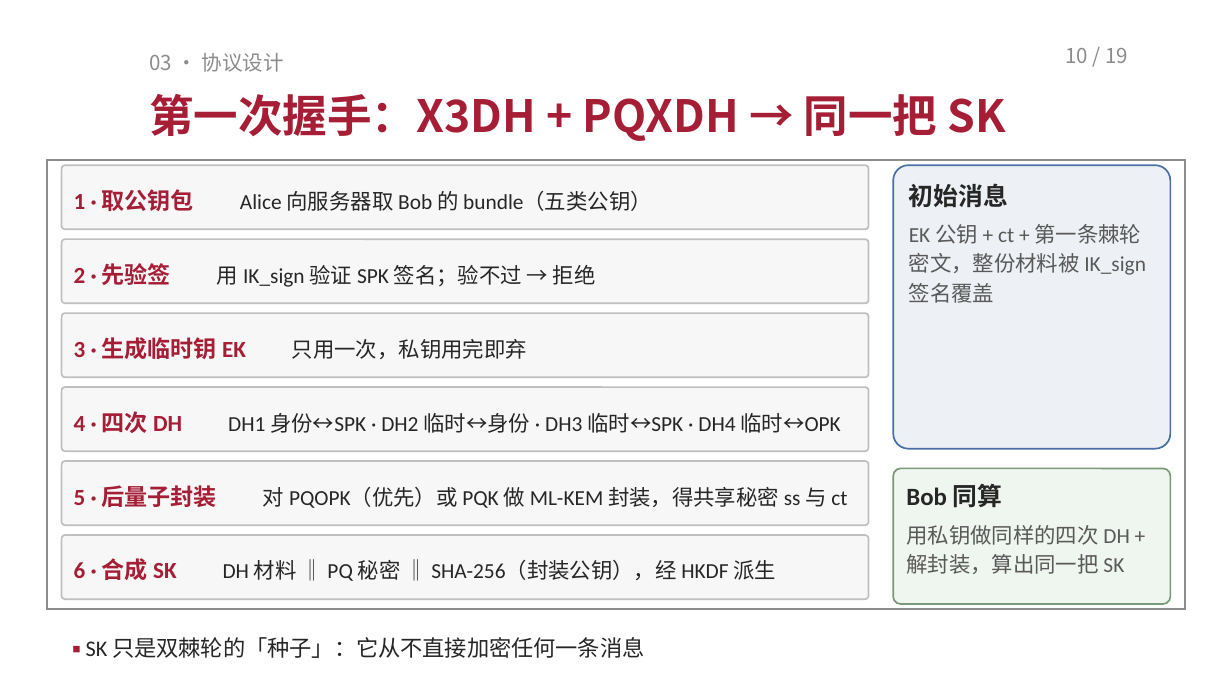
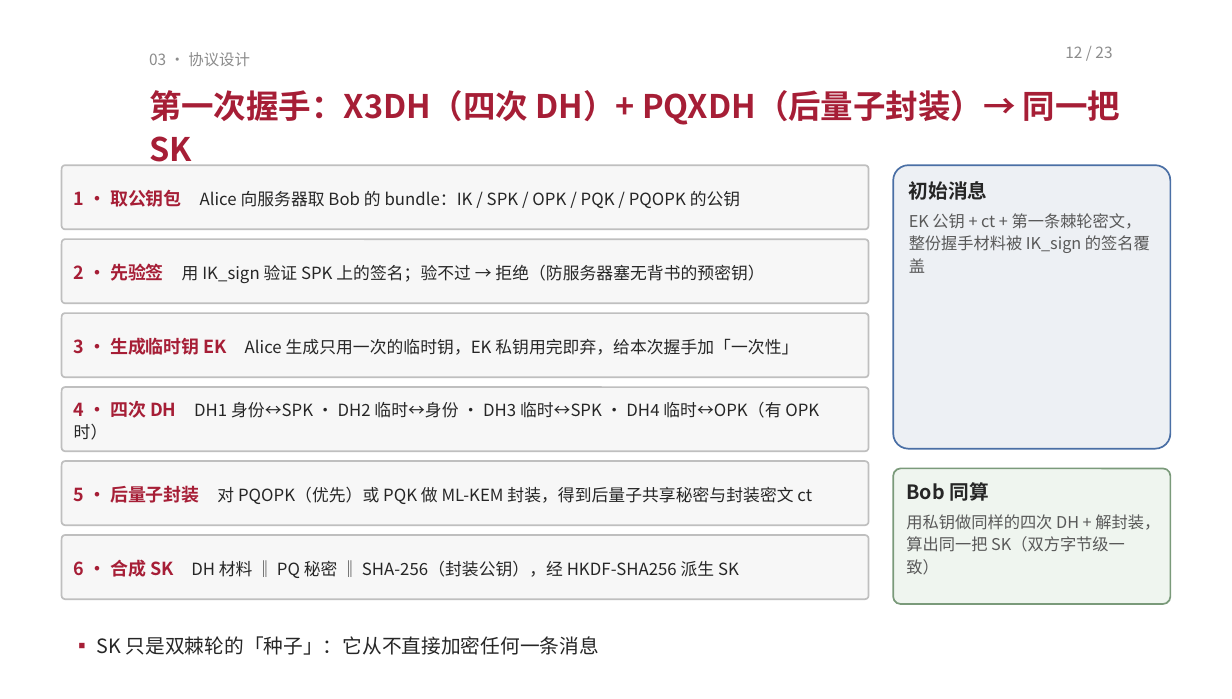
Before and after one commit to TomHaoZi/ECNUchat, a slide deck: slide 12 of 中期汇报/ECNUchat-中期汇报.pptx (slide 10 before the commit). Drawn at 1232x699 pixels with LibreOffice and Linux fonts; fonts in the diff are those of the drawing. Boxes give left, top, right and bottom in pixels: in the first picture for what was removed or moved away, otherwise in the second. Text is boxed around its words. In the diff, an @@ line names an element or a change of style, - is before the commit and + after.

```diff
--- a/中期汇报/ECNUchat-中期汇报.pptx
+++ b/中期汇报/ECNUchat-中期汇报.pptx
@@ text "03 · 协议设计" at bbox=[149, 52, 250, 66]: size 12 to 9 pt @@
@@ text at bbox=[1065, 46, 1112, 58]: text changed; size 12 to 9 pt @@
-10 / 19
+12 / 23
@@ text at bbox=[149, 90, 1120, 166]: text changed; size 26 to 19 pt @@
-第一次握手：X3DH + PQXDH → 同一把 SK
+第一次握手：X3DH（四次 DH）+ PQXDH（后量子封装）→ 同一把 SK
@@ rectangle removed at bbox=[47, 160, 1185, 609] @@
@@ text in rounded rectangle at bbox=[74, 189, 740, 208]: text changed; size 12.5 to 9.8 pt; font Calibri to Noto Sans CJK SC @@
-1 · 取公钥包 Alice 向服务器取 Bob 的 bundle（五类公钥）
+1 · 取公钥包 Alice 向服务器取 Bob 的 bundle：IK / SPK / OPK / PQK / PQOPK 的公钥
@@ text in rounded rectangle at bbox=[909, 181, 988, 200]: size 14.5 to 11.5 pt, font Calibri to Noto Sans CJK SC in "初始消息"; less space between paragraphs @@
@@ text in rounded rectangle at bbox=[909, 213, 1150, 273]: text changed; size 12.5 to 9.5 pt; font Calibri to Noto Sans CJK SC @@
-EK 公钥 + ct + 第一条棘轮密文，整份材料被 IK_sign 签名覆盖
+EK 公钥 + ct + 第一条棘轮密文，整份握手材料被 IK_sign 的签名覆盖
@@ text in rounded rectangle at bbox=[74, 263, 764, 283]: text changed; size 12.5 to 9.8 pt; font Calibri to Noto Sans CJK SC @@
-2 · 先验签 用 IK_sign 验证 SPK 签名；验不过 → 拒绝
+2 · 先验签 用 IK_sign 验证 SPK 上的签名；验不过 → 拒绝（防服务器塞无背书的预密钥）
@@ text in rounded rectangle at bbox=[74, 337, 798, 355]: text changed; size 12.5 to 9.8 pt; font Calibri to Noto Sans CJK SC @@
-3 · 生成临时钥 EK 只用一次，私钥用完即弃
+3 · 生成临时钥 EK Alice 生成只用一次的临时钥，EK 私钥用完即弃，给本次握手加「一次性」
@@ text in rounded rectangle at bbox=[74, 401, 819, 440]: text changed; size 12.5 to 9.8 pt; font Calibri to Noto Sans CJK SC @@
-4 · 四次 DH DH1 身份↔SPK · DH2 临时↔身份 · DH3 临时↔SPK · DH4 临时↔OPK
+4 · 四次 DH DH1 身份↔SPK · DH2 临时↔身份 · DH3 临时↔SPK · DH4 临时↔OPK（有 OPK 时）
@@ text in rounded rectangle at bbox=[74, 485, 812, 504]: text changed; size 12.5 to 9.8 pt; font Calibri to Noto Sans CJK SC @@
-5 · 后量子封装 对 PQOPK（优先）或 PQK 做 ML-KEM 封装，得共享秘密 ss 与 ct
+5 · 后量子封装 对 PQOPK（优先）或 PQK 做 ML-KEM 封装，得到后量子共享秘密与封装密文 ct
@@ text in rounded rectangle at bbox=[906, 482, 988, 501]: size 14.5 to 11.5 pt, font Calibri to Noto Sans CJK SC in "Bob 同算"; less space between paragraphs @@
@@ text in rounded rectangle at bbox=[906, 514, 1160, 574]: text changed; size 12.5 to 9.5 pt; font Calibri to Noto Sans CJK SC @@
-用私钥做同样的四次 DH + 解封装，算出同一把 SK
+用私钥做同样的四次 DH + 解封装，算出同一把 SK（双方字节级一致）
@@ text in rounded rectangle at bbox=[74, 559, 739, 578]: text changed; size 12.5 to 9.8 pt; font Calibri to Noto Sans CJK SC @@
-6 · 合成 SK DH 材料 ‖ PQ 秘密 ‖ SHA-256（封装公钥），经 HKDF 派生
+6 · 合成 SK DH 材料 ‖ PQ 秘密 ‖ SHA-256（封装公钥），经 HKDF-SHA256 派生 SK
@@ text "▪ SK 只是双棘轮的「种子」：它从不直接加密任何一条消息" at bbox=[97, 636, 599, 655]: size 13 to 11.5 pt, font Calibri to Noto Sans CJK SC; less space between paragraphs @@
```
Also in this commit, not shown: 16 other slides changed, 4 slides added, 3 other files.
